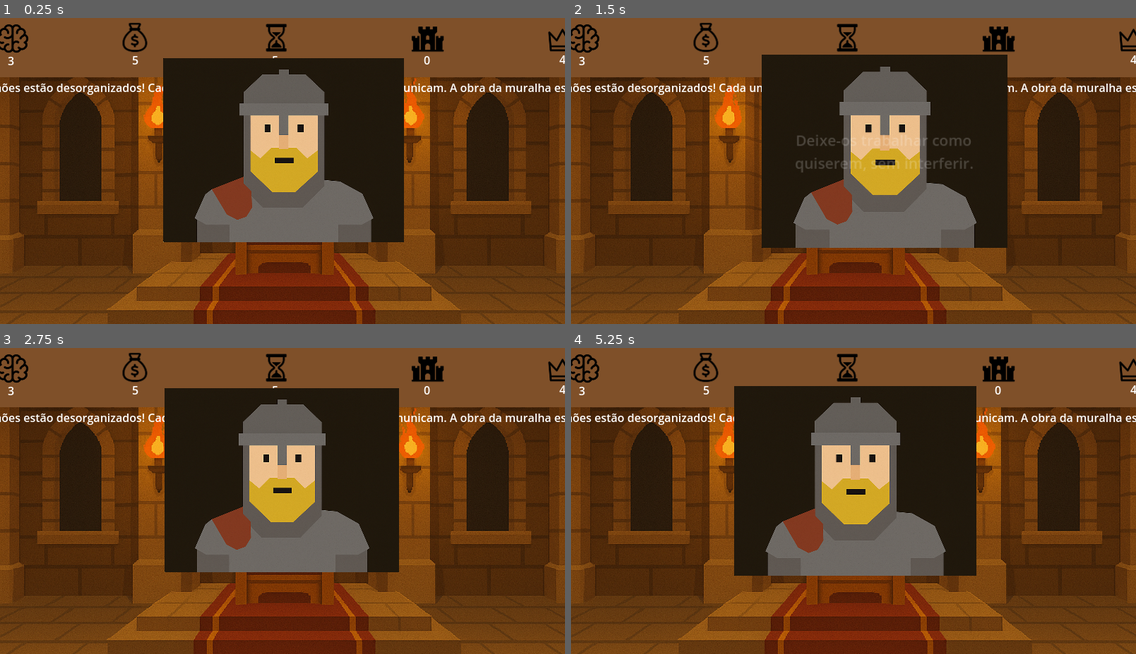
Above: before the commit, frames 1-4 (two rows, left to right).
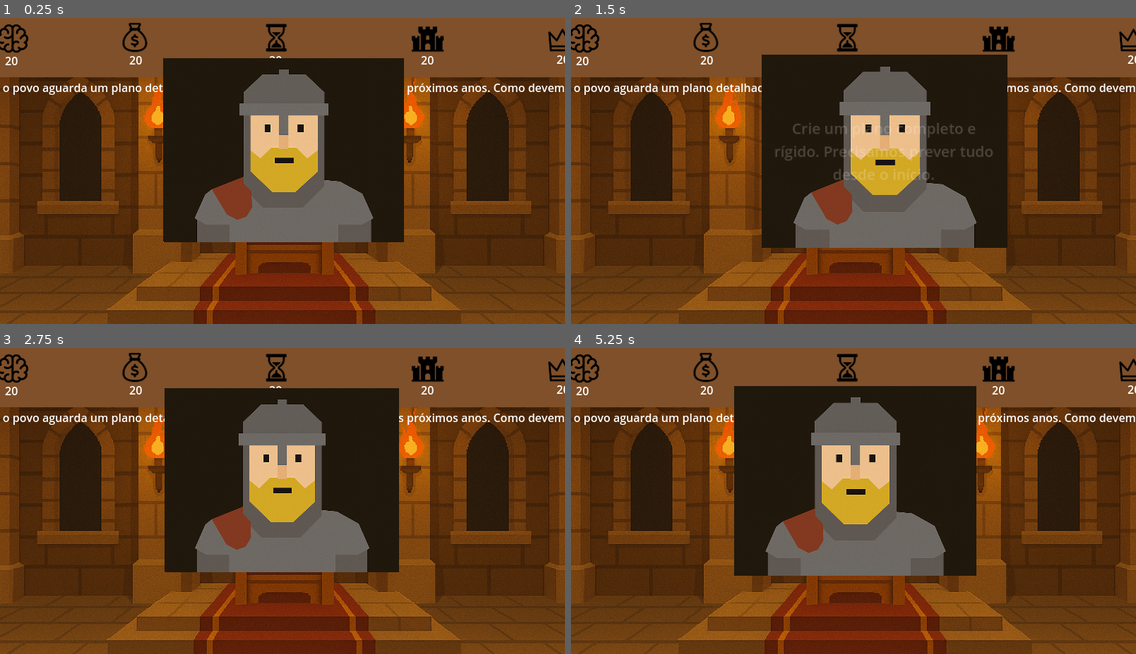
Above: after the commit, the same moments.

Repository: JulioDomanski/TCC
Game: Godot game, scene res://scenes/Main.tscn
The game is run twice, just before and just after one commit, with the same random seed, the same clock (stepped at 60 frames per second) and the same inputs.
Inputs (mouse positions are in pixels of both pictures, inside the frame that each line leads up to):
- Up to frame 1 (0.25 s): no input
- Up to frame 2 (1.5 s): tap Enter at 0.5 s; drag from (842, 155) to (910, 94) at 0.52 s; drag from (740, 180) to (825, 229) at 1.27 s
- Up to frame 3 (2.75 s): move the mouse to (339, 424) at 2.02 s; click (339, 424) at 2.17 s
- Up to frame 4 (5.25 s): tap Space at 2.75, 5 s; drag from (825, 559) to (684, 448) at 2.77 s; move the mouse to (1023, 543) at 3.52 s; click (1023, 543) at 3.67 s; tap Enter at 4.25 s; drag from (684, 448) to (768, 415) at 4.27 s; move the mouse to (881, 494) at 5.02 s; click (881, 494) at 5.17 s

The runs differ from the first frame. In frame 1, 1.1% of the frame differs, in the area x 0-100%, y 12-26%; in frame 2, 2.4%, in the area x 0-100%, y 12-53%; in frame 3, 1.1%; in frame 4, 1.1%.

Commit message:
fix: dilemas das caras e valores dos indicadores

Diff:
--- a/data/cards.json
+++ b/data/cards.json
@@ -1,142 +1,142 @@
 [
   {
 	"id": 1,
-	"text": "Sire, os Anões estão desorganizados! Cada um segue planos diferentes e não se comunicam. A obra da muralha está um caos!",
-	"left_choice": "Reúna-os diariamente para alinhamento e inspeção.",
-	"right_choice": "Deixe-os trabalhar como quiserem, sem interferir.",
+	"text": "Majestade, o povo aguarda um plano detalhado de reconstrução com cada passo nos próximos anos. Como devemos proceder?",
+	"left_choice": "Adote ciclos curtos e entregas frequentes. Vamos nos adaptar conforme avançamos.",
+	"right_choice": "Crie um plano completo e rígido. Precisamos prever tudo desde o início.",
 	"image": "Sir Cedric",
 	"left_effects": { "moral": 10, "resources": -2, "time": 5, "trust": 10, "progress": 10 },
-	"right_effects": { "moral": -10, "resources": 0, "time": -10, "trust": -15, "progress": -5 },
+	"right_effects": { "moral": -20, "resources": -2, "time": -15, "trust": -20, "progress": -15 },
 	"correct_answer": "left",
 	"feedback": {
-	  "left": "Muito bem, Sire! Reuniões diárias promovem transparência, evitam retrabalho e fortalecem o time. (Sir Cedric)",
-	  "right": "Sem comunicação, o caos reina. Um time desalinhado jamais construirá um reino ágil. (Sir Cedric)"
+	  "left": "Flexibilidade é essencial, majestade. Em tempos de incerteza, adaptabilidade é mais valiosa que previsões. (Sir Cedric)",
+	  "right": "Planos imutáveis são frágeis diante do caos. O reino precisa de ritmo, não rigidez. (Sir Cedric)"
 	}
   },
   {
 	"id": 2,
-	"text": "Alguns nobres sugerem que vossa majestade centralize todas as decisões. Dizem que 'a corte atrasa tudo'.",
-	"left_choice": "Confiemos no time. Decisões devem ser compartilhadas.",
-	"right_choice": "Assumirei o controle! Tudo passará por mim.",
-	"image": "Lady Elara",
-	"left_effects": { "moral": 15, "resources": 0, "time": 5, "trust": 15, "progress": 10 },
-	"right_effects": { "moral": -15, "resources": 0, "time": -5, "trust": -20, "progress": -10 },
+	"text": "Sir Cedric sugere que, antes de cada ciclo de trabalho, a equipe se reúna para planejar em conjunto. Concorda?",
+	"left_choice": "Sim, todos devem entender os objetivos e colaborar nas decisões.",
+	"right_choice": "Não, só os líderes precisam saber. Os demais devem apenas executar.",
+	"image": "Sir Cedric",
+	"left_effects": { "moral": 10, "resources": 0, "time": 5, "trust": 10, "progress": 10 },
+	"right_effects": { "moral": -20, "resources": 0, "time": -10, "trust": -20, "progress": -10 },
 	"correct_answer": "left",
 	"feedback": {
-	  "left": "Sábia escolha, meu Rei. Equipes auto-organizadas são mais comprometidas e eficazes. (Lady Elara)",
-	  "right": "Centralizar o poder desmotiva a equipe. O Scrum valoriza a colaboração e o empoderamento. (Lady Elara)"
+	  "left": "Excelente, Sire! Planejamentos colaborativos aumentam engajamento e reduzem erros. (Sir Cedric)",
+	  "right": "Ordens cegas não constroem equipes fortes. Liderança exige escuta e alinhamento. (Sir Cedric)"
 	}
   },
   {
 	"id": 3,
-	"text": "Os construtores não entendem os objetivos reais da obra. Cada um pensa uma coisa. Isso afeta o moral.",
-	"left_choice": "Divulguem a visão do castelo para todos.",
-	"right_choice": "Eles não precisam saber dos planos, só obedecer.",
-	"image": "Sir Cedric",
-	"left_effects": { "moral": 10, "resources": -2, "time": 0, "trust": 10, "progress": 5 },
-	"right_effects": { "moral": -10, "resources": 0, "time": 0, "trust": -15, "progress": -5 },
+	"text": "Os trabalhadores estão desmotivados. Dizem não entender por que cada tarefa muda tanto.",
+	"left_choice": "Explique que estamos aprendendo e ajustando conforme o reino evolui.",
+	"right_choice": "Ignore. Eles devem apenas cumprir ordens.",
+	"image": "Lady Elara",
+	"left_effects": { "moral": 15, "resources": 0, "time": 2, "trust": 10, "progress": 5 },
+	"right_effects": { "moral": -25, "resources": 0, "time": -10, "trust": -15, "progress": -10 },
 	"correct_answer": "left",
 	"feedback": {
-	  "left": "Clareza nos objetivos gera alinhamento. Transparência é vital, Sire! (Sir Cedric)",
-	  "right": "Sem saber a direção, até o melhor construtor se perde. (Lady Elara)"
+	  "left": "Transparência constrói confiança. Adaptar-se não é fraqueza, é inteligência. (Lady Elara)",
+	  "right": "Trabalhar no escuro mina a motivação. O povo precisa de propósito, não apenas tarefas. (Lady Elara)"
 	}
   },
   {
 	"id": 4,
-	"text": "Um dos Anões apontou erros na fundação, mas foi ignorado pelos veteranos.",
-	"left_choice": "Incentive todos a falarem, mesmo os novatos.",
-	"right_choice": "Veteranos sempre sabem mais. Ignore o alerta.",
+	"text": "A Guilda dos Anões quer começar logo a reconstrução, mesmo sem todos os requisitos definidos.",
+	"left_choice": "Apoie. Podemos iniciar com o que temos e ajustar conforme avançamos.",
+	"right_choice": "Espere tudo estar claro. Não devemos correr riscos.",
 	"image": "Anoes",
-	"left_effects": { "moral": 10, "resources": -2, "time": -2, "trust": 10, "progress": 5 },
-	"right_effects": { "moral": -10, "resources": -5, "time": -5, "trust": -10, "progress": -10 },
+	"left_effects": { "moral": 10, "resources": 0, "time": 5, "trust": 10, "progress": 10 },
+	"right_effects": { "moral": -15, "resources": 0, "time": -10, "trust": -15, "progress": -10 },
 	"correct_answer": "left",
 	"feedback": {
-	  "left": "Respeitar todas as vozes gera um ambiente seguro e adaptável, Sire. (Lady Elara)",
-	  "right": "Ignorar quem alerta problemas compromete todo o castelo. (Sir Cedric)"
+	  "left": "Trabalhar com entregas incrementais nos permite avançar com segurança. (Guilda dos Anões)",
+	  "right": "Esperar demais pode paralisar o progresso e desmotivar os construtores. (Guilda dos Anões)"
 	}
   },
   {
 	"id": 5,
-	"text": "A muralha tremeu durante uma ventania. Alguns sugerem revisar a estrutura antes de continuar.",
-	"left_choice": "Vamos inspecionar antes de seguir!",
-	"right_choice": "Isso é perda de tempo. Continuem a construção.",
-	"image": "Sir Cedric",
-	"left_effects": { "moral": 5, "resources": -5, "time": -5, "trust": 10, "progress": 5 },
-	"right_effects": { "moral": -10, "resources": 0, "time": -10, "trust": -10, "progress": -5 },
+	"text": "A Rainha Stakeholdina exige uma previsão exata de quando o castelo estará pronto.",
+	"left_choice": "Explique que faremos entregas por ciclos curtos e ajustaremos conforme aprendermos.",
+	"right_choice": "Dê uma data exata, mesmo sem certeza. Isso a deixará mais calma.",
+	"image": "Rainha Stakeholdina",
+	"left_effects": { "moral": 5, "resources": 0, "time": 5, "trust": 10, "progress": 5 },
+	"right_effects": { "moral": -15, "resources": 0, "time": -15, "trust": -20, "progress": -10 },
 	"correct_answer": "left",
 	"feedback": {
-	  "left": "A inspeção evita catástrofes maiores e fortalece a entrega contínua. (Sir Cedric)",
-	  "right": "Avançar sem refletir sobre falhas é dar força ao Caos Escopial. (Lady Elara)"
+	  "left": "Promessas realistas baseadas em ciclos geram mais confiança a longo prazo. (Rainha Stakeholdina)",
+	  "right": "Prometer o impossível só trará decepções e desconfiança. (Rainha Stakeholdina)"
 	}
   },
   {
 	"id": 6,
-	"text": "Lady Elara propõe uma reunião semanal para mostrar o progresso do castelo aos nobres.",
-	"left_choice": "Sim! Transparência fortalece o reino.",
-	"right_choice": "Melhor manter os detalhes entre nós.",
-	"image": "Lady Elara",
-	"left_effects": { "moral": 5, "resources": -2, "time": -2, "trust": 15, "progress": 5 },
-	"right_effects": { "moral": -5, "resources": 0, "time": 0, "trust": -10, "progress": -5 },
+	"text": "Sir Cedric propõe que façamos uma breve retrospectiva ao final desta primeira fase.",
+	"left_choice": "Apoie a ideia. Refletir sobre o que funcionou ou não pode ajudar muito.",
+	"right_choice": "Não. Isso é perda de tempo. Precisamos continuar produzindo.",
+	"image": "Sir Cedric",
+	"left_effects": { "moral": 10, "resources": 0, "time": -2, "trust": 10, "progress": 5 },
+	"right_effects": { "moral": -15, "resources": 0, "time": 5, "trust": -15, "progress": -10 },
 	"correct_answer": "left",
 	"feedback": {
-	  "left": "Mostrar entregas fortalece a confiança dos stakeholders e dá direção ao time. (Lady Elara)",
-	  "right": "Ocultar o progresso só alimenta a desconfiança e o desengajamento. (Sir Cedric)"
+	  "left": "Aprender com a experiência fortalece as próximas decisões. (Sir Cedric)",
+	  "right": "Ignorar lições nos condena a repetir erros. (Sir Cedric)"
 	}
   },
   {
 	"id": 7,
-	"text": "Um dos escudeiros cometeu um erro ao cortar as pedras. Está com medo de ser punido.",
-	"left_choice": "Acolha-o. Errar faz parte do aprendizado.",
-	"right_choice": "Puni-lo é necessário. Precisamos de disciplina.",
-	"image": "Sir Cedric",
-	"left_effects": { "moral": 10, "resources": -2, "time": -2, "trust": 10, "progress": 5 },
-	"right_effects": { "moral": -15, "resources": 0, "time": -5, "trust": -10, "progress": -5 },
+	"text": "Lady Elara quer priorizar a reconstrução do portão, pois é o que mais preocupa o povo.",
+	"left_choice": "Apoie a decisão. Entregar valor para o povo é prioridade.",
+	"right_choice": "Negue. Seguiremos o plano original, sem mudanças.",
+	"image": "Lady Elara",
+	"left_effects": { "moral": 10, "resources": -2, "time": -2, "trust": 10, "progress": 10 },
+	"right_effects": { "moral": -15, "resources": 0, "time": 0, "trust": -15, "progress": -10 },
 	"correct_answer": "left",
 	"feedback": {
-	  "left": "Ambientes que acolhem o erro promovem coragem e aprendizado constante. (Sir Cedric)",
-	  "right": "O medo paralisa a inovação. Ninguém cresce sob repressão, Sire. (Lady Elara)"
+	  "left": "Priorizar com base no valor entregue é essencial para reconstruir com impacto. (Lady Elara)",
+	  "right": "Insistir em planos engessados afasta o time das necessidades reais. (Lady Elara)"
 	}
   },
   {
 	"id": 8,
-	"text": "Alguns querem trabalhar dia e noite para entregar rápido. Mas outros alertam sobre o cansaço.",
-	"left_choice": "Compromisso não é sacrifício. Devem descansar.",
-	"right_choice": "Ordens são ordens. Trabalhem sem parar!",
-	"image": "Lady Elara",
-	"left_effects": { "moral": 15, "resources": -2, "time": 0, "trust": 10, "progress": 5 },
-	"right_effects": { "moral": -20, "resources": 0, "time": -5, "trust": -15, "progress": -10 },
+	"text": "A Guilda dos Anões sugere que definam suas próprias tarefas ao invés de receber ordens diretas.",
+	"left_choice": "Apoie a auto-organização. Eles sabem como trabalhar melhor.",
+	"right_choice": "Negue. Um líder deve dar todas as ordens.",
+	"image": "Anoes",
+	"left_effects": { "moral": 10, "resources": 0, "time": 5, "trust": 10, "progress": 10 },
+	"right_effects": { "moral": -15, "resources": 0, "time": -10, "trust": -15, "progress": -10 },
 	"correct_answer": "left",
 	"feedback": {
-	  "left": "Um time saudável entrega com consistência. Comprometimento vem do equilíbrio. (Lady Elara)",
-	  "right": "Desgaste compromete qualidade e destrói o moral. O Caos Escopial adora times exaustos. (Sir Cedric)"
+	  "left": "Equipes auto-organizadas são mais ágeis e comprometidas com o sucesso. (Guilda dos Anões)",
+	  "right": "Centralizar tudo sobrecarrega a liderança e desmotiva a equipe. (Guilda dos Anões)"
 	}
   },
   {
 	"id": 9,
-	"text": "A equipe parece desmotivada. Muitos não entendem o impacto de suas tarefas no todo.",
-	"left_choice": "Mostre a eles o valor do que entregam.",
-	"right_choice": "Eles só precisam seguir ordens.",
-	"image": "Lady Elara",
+	"text": "A Rainha Stakeholdina enviou uma lista de exigências longas e detalhadas. Como devemos lidar?",
+	"left_choice": "Alinhe expectativas com ela e mostre como vamos priorizar valor aos poucos.",
+	"right_choice": "Aceite tudo sem discutir. É melhor evitar conflito.",
+	"image": "Rainha Stakeholdina",
 	"left_effects": { "moral": 10, "resources": 0, "time": 5, "trust": 10, "progress": 5 },
-	"right_effects": { "moral": -10, "resources": 0, "time": -5, "trust": -10, "progress": -5 },
+	"right_effects": { "moral": -20, "resources": 0, "time": -10, "trust": -20, "progress": -10 },
 	"correct_answer": "left",
 	"feedback": {
-	  "left": "Ver propósito no trabalho motiva mais que qualquer ouro, Sire. (Lady Elara)",
-	  "right": "Trabalhar sem entender o porquê transforma guerreiros em peões desmotivados. (Sir Cedric)"
+	  "left": "Alinhamento com stakeholders é essencial para evitar desperdícios. (Rainha Stakeholdina)",
+	  "right": "Aceitar tudo sem planejamento gera caos e sobrecarga. (Rainha Stakeholdina)"
 	}
   },
   {
 	"id": 10,
-	"text": "Alguns membros querem experimentar uma nova forma de esculpir as pedras. Dizem que pode melhorar.",
-	"left_choice": "Deixe que testem. Adaptar é preciso.",
-	"right_choice": "Sigam os métodos antigos. É mais seguro.",
-	"image": "Anoes",
-	"left_effects": { "moral": 10, "resources": -5, "time": 5, "trust": 10, "progress": 10 },
-	"right_effects": { "moral": -5, "resources": 0, "time": -2, "trust": -5, "progress": -5 },
+	"text": "Sir Cedric questiona se devemos manter documentação mínima durante a reconstrução.",
+	"left_choice": "Sim, apenas o necessário para que todos entendam e colaborem.",
+	"right_choice": "Não. Devemos documentar tudo em detalhes extensos.",
+	"image": "Sir Cedric",
+	"left_effects": { "moral": 10, "resources": 0, "time": 5, "trust": 10, "progress": 5 },
+	"right_effects": { "moral": -20, "resources": -5, "time": -15, "trust": -10, "progress": -10 },
 	"correct_answer": "left",
 	"feedback": {
-	  "left": "A adaptação é um dos pilares do Scrum. É assim que evoluímos. (Sir Cedric)",
-	  "right": "Recusar mudanças por medo só fortalece o atraso e a rigidez. (Lady Elara)"
+	  "left": "Documentação leve e útil favorece a comunicação sem atrasar entregas. (Sir Cedric)",
+	  "right": "Excesso de burocracia retarda o progresso e desvia o foco. (Sir Cedric)"
 	}
   }
 ]
--- a/scripts/Main.gd
+++ b/scripts/Main.gd
@@ -24,11 +24,11 @@
 	load_cards_data()
 	initialize_deck()
 	spawn_new_card()
-	pontosMoral.text = "3"
-	pontosRecursos.text ="5"
-	pontosTempo.text = "5"
-	pontosProgresso.text = "0"
-	pontosConfianca.text="4"
+	pontosMoral.text = "20"
+	pontosRecursos.text ="20"
+	pontosTempo.text = "20"
+	pontosProgresso.text = "20"
+	pontosConfianca.text="20"
 
 
 
@@ -140,8 +140,8 @@
 	first_card = false
 
 func is_game_over():
-#	if(first_card == false and (pontosConfianca.text.to_int()<=0 or pontosProgresso.text.to_int()<=0 or pontosTempo.text.to_int()<=0 or pontosRecursos.text.to_int()<=0 or pontosMoral.text.to_int()<=0)):
-	#	return true;
+	if(first_card == false and (pontosConfianca.text.to_int()<=0 or pontosProgresso.text.to_int()<=0 or pontosTempo.text.to_int()<=0 or pontosRecursos.text.to_int()<=0 or pontosMoral.text.to_int()<=0)):
+		return true;
 	return false;
 
 func game_over():
